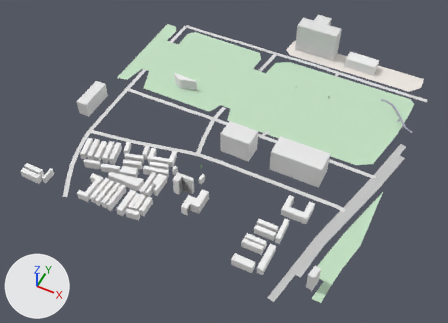
The glTF model white-model-six-districts/chunks/121_84_high.glb: old version first, new version second.
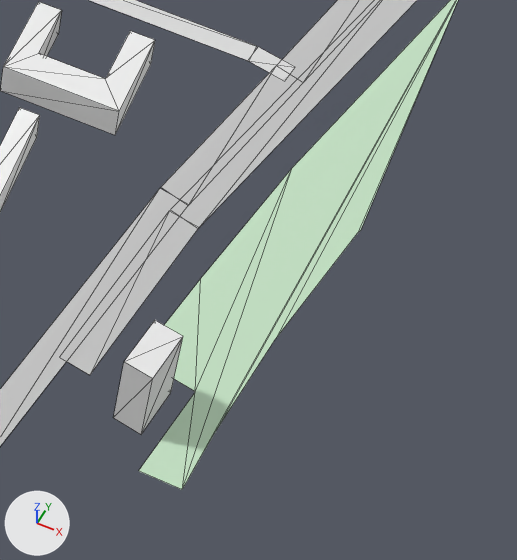
The first picture shows the older version from a 50 mm lens placed at (1049.0, 8084.0, 705.0), pointed at (750.0, 8684.0, -45.0). The close-ups show the older and then the newer version on the part from 63% to 88% of the width and 60% to 99% of the height of that picture. Only the edits that show in the close-ups are written down. Arrows for +X, +Y and +Z are at lower left; the lights stay in place. The close-ups show mesh edges as thin lines. Vertices at exactly the same position are counted once.
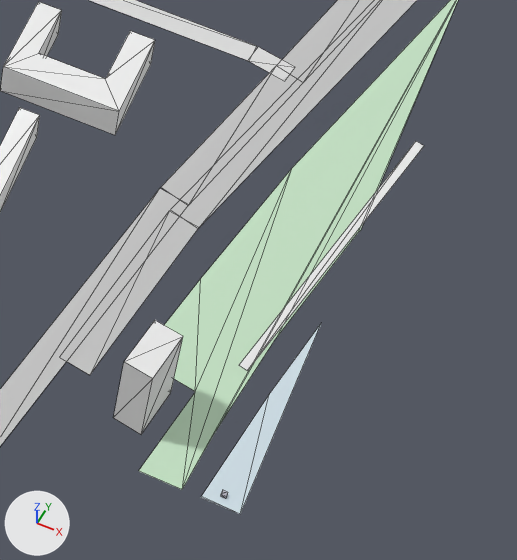
Boxes (x1, y1, x2, y2) around the edits, measured in the close-ups (517 x 560 px):
'Mesh_0', reshaped: before (0, 0, 458, 489); after (0, 0, 458, 514)
part 1 of me_mesh_0, added: after (201, 141, 424, 514)

Patch to the scene script:
```diff
--- a/white-model-six-districts/chunks/121_84_high.glb.py
+++ b/white-model-six-districts/chunks/121_84_high.glb.py
@@ me_mesh_0 @@
 # used by ob_mesh_0; location = (0.0, 0.0, 0.0)
-me_mesh_0.from_pydata(...)  # 900 vertices, 876 faces; spans x 495.0..1011.0, y 8473.0..9022.0, z -22.0..33.0
+me_mesh_0.from_pydata(...)  # 2111 vertices, 1573 faces; spans x 494.0..1011.0, y 8473.0..9022.0, z -22.0..33.0
+# me_mesh_0 part 1: 17 vertices added at x 983.0..1008.0, y 8500.0..8649.0, z -20.0..-19.0
+# other edits to the shape of me_mesh_0 do not show in these pictures
 me_mesh_0.materials.append(mat_material_0)
```
